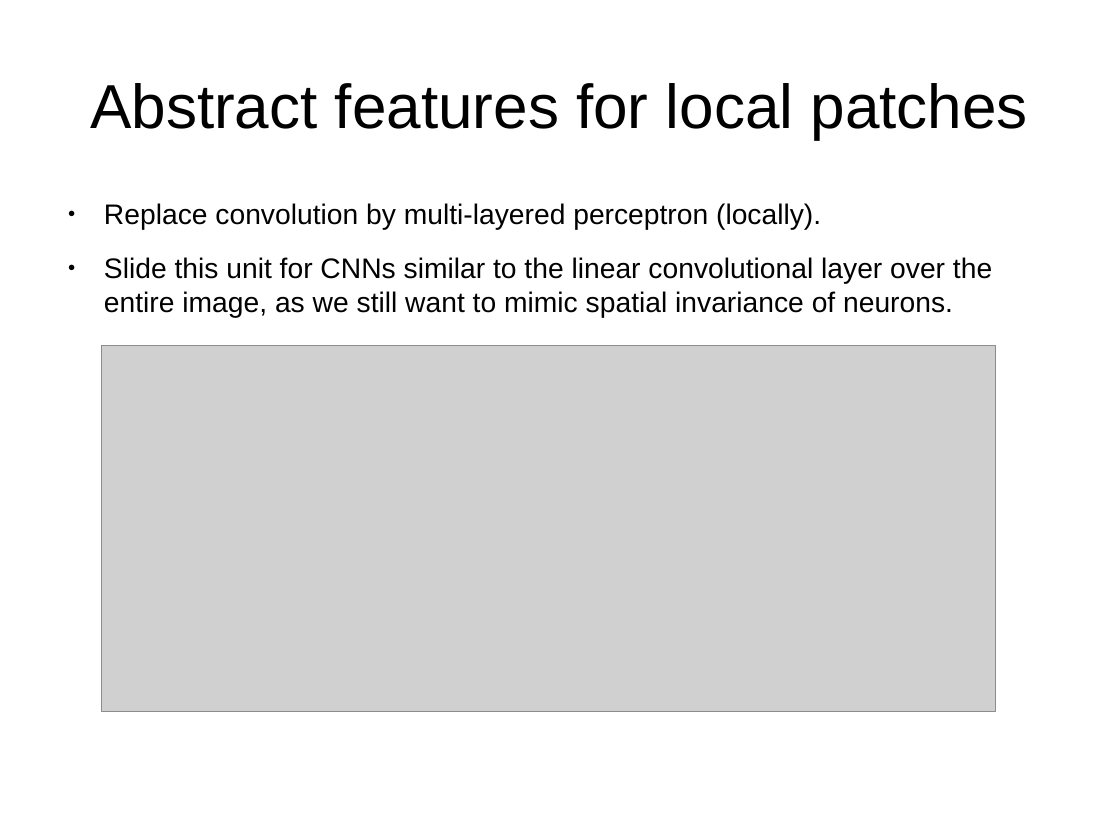
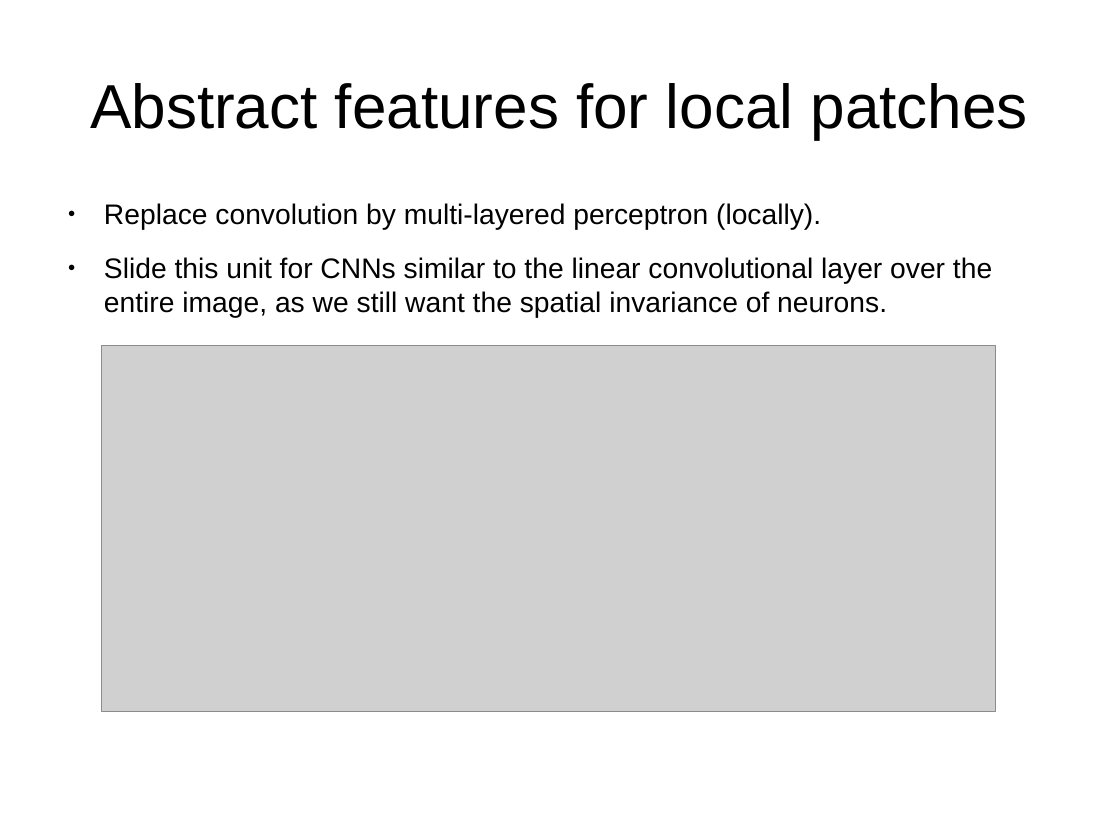
Before and after one commit to indivisibleatom/lectureNotes, a slide deck: slide 7 of sources/Szegedy_Going_Deeper.odp (slide 8 before the commit). Drawn at 1120x840 pixels with LibreOffice and Linux fonts; fonts in the diff are those of the drawing; grey boxes stand for pictures. Boxes give left, top, right and bottom in pixels: in the first picture for what was removed or moved away, otherwise in the second. Text is boxed around its words. In the diff, an @@ line names an element or a change of style, - is before the commit and + after.

```diff
--- a/sources/Szegedy_Going_Deeper.odp
+++ b/sources/Szegedy_Going_Deeper.odp
@@ text at (104,257,992,318): text changed @@
-● Slide this unit for CNNs similar to the linear convolutional layer over the entire image, as we still want to mimic spatial invariance of neurons.
+● Slide this unit for CNNs similar to the linear convolutional layer over the entire image, as we still want the spatial invariance of neurons.
```
Also in this commit, not shown: 3 other slides changed, 1 slide removed, 1 other file.
